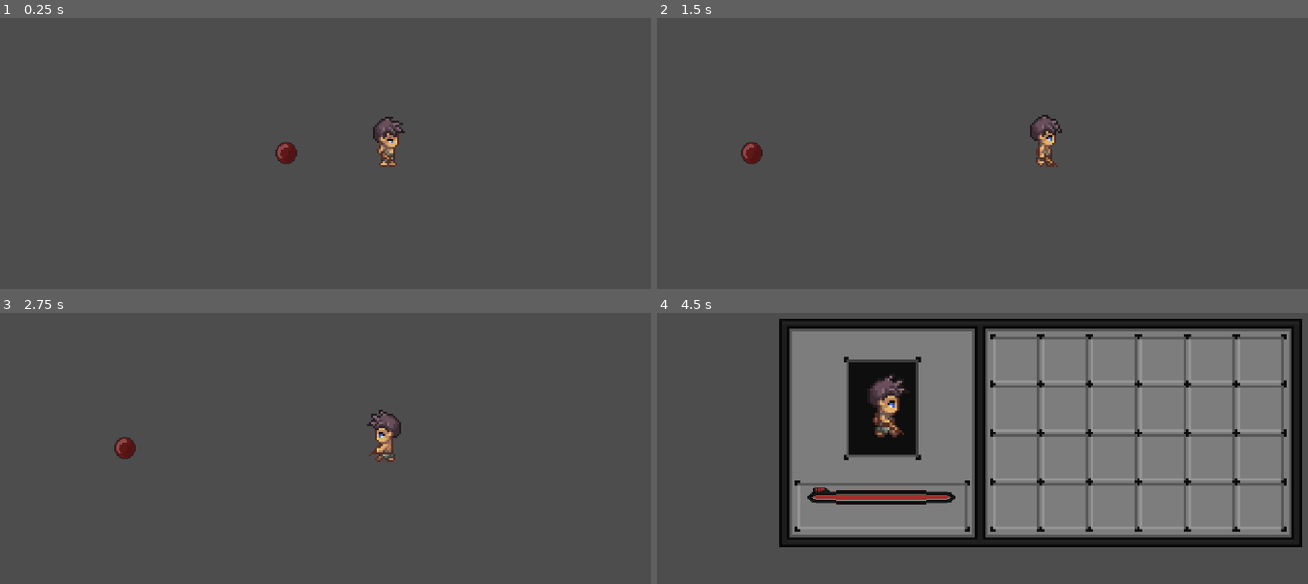
Above: before the commit, frames 1-4 (two rows, left to right).
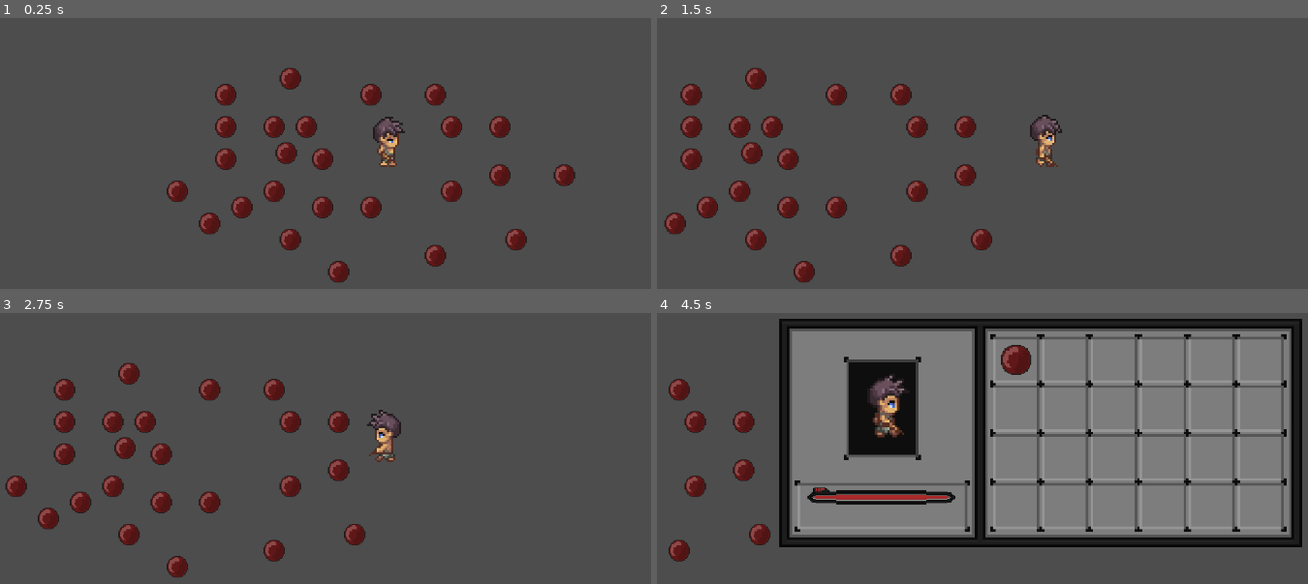
Above: after the commit, the same moments.

Repository: AdrianRanelM/GODOT-project-EclipseBorn
Game: Godot game, scene res://main.tscn
Two runs of this game, one before a commit and one after it. Both use one fixed random seed, a clock stepped at 60 frames per second and the inputs below.
Inputs:
- Up to frame 1 (0.25 s): no input
- Up to frame 2 (1.5 s): tap Enter (ui_accept) at 0.5, 0.77 s; hold E (PickItemUp) 0.53-1.28 s; hold D (MoveRight) from 0.53 s (still down); tap E (PickItemUp) at 1.35 s
- Up to frame 3 (2.75 s): tap Enter (ui_accept) at 1.52 s; release D (MoveRight) at 2.03 s; hold A (MoveLeft) from 2.03 s (still down); hold E (PickItemUp) from 2.03 s (still down)
- Up to frame 4 (4.5 s): release A (MoveLeft) at 2.78 s; release E (PickItemUp) at 2.78 s; hold D (MoveRight) 2.78-4.28 s; tap E (PickItemUp) at 2.85, 4.35 s; tap Enter (ui_accept) at 3.02, 3.77 s; hold E (PickItemUp) 3.53-4.28 s; tap Tab (ToggleInventory) at 4.15 s; hold A (MoveLeft) from 4.28 s (still down)

The runs differ from the first frame. In frame 1, 5.0% of the frame differs, in the area x 25-89%, y 18-98%; in frame 2, 4.6%; in frame 3, 4.8%; in frame 4, 1.9%.

Commit message:
Added Inventory Full system
Picking up items if the item is full is updated. When the inventory is full, it will print "inventory is full".

Diff:
--- a/PlayerCharScript/player_char.gd
+++ b/PlayerCharScript/player_char.gd
@@ -30,17 +30,22 @@
 	pickup_area.body_exited.connect(_on_body_exited)
 
 func _on_body_entered(body: Node) -> void:
-	if body is Area2D and body.has_method("pick_up"):
+	# Detect if the body is a world item
+	if body is Area2D and body.has_method("get_item"):
 		nearby_item = body
 
 func _on_body_exited(body: Node) -> void:
 	if body == nearby_item:
 		nearby_item = null
 
-# Called by WorldItem
-func receive_item(item: InvItem) -> void:
-	inventory.add_item(item)
-	inventory_ui.update_inventory(inventory)
+# Called by WorldItem when picked up
+func receive_item(item: InvItem, world_item: Node) -> void:
+	if inventory.add_item(item):
+		inventory_ui.update_inventory(inventory)
+		world_item.queue_free()  # remove item from world
+	else:
+		print("Inventory full! Cannot pick up.")
+		# Optional: flash UI or play sound
 
 #movement
 func _physics_process(_delta):
--- a/inventory.gd
+++ b/inventory.gd
@@ -2,20 +2,28 @@
 class_name Inv
 
 @export var items: Array[InvItem] = []
+@export var max_slots: int = 24   # or 24, depending on your design
 
-func add_item(new_item: InvItem) -> void:
+func is_full() -> bool:
+	return items.size() >= max_slots
+
+func add_item(new_item: InvItem) -> bool:
 	if new_item == null:
-		return
+		return false
 
 	# Try stacking first
 	for item in items:
 		if item == null:
 			continue
-
 		if item.can_stack_with(new_item) and not item.is_full():
 			new_item.amount = item.add_amount(new_item.amount)
 			if new_item.amount <= 0:
-				return
+				return true  # stacked successfully
+
+	# If no stack space, check slots
+	if is_full():
+		return false  # inventory full, reject pickup
 
 	# Add as new item
 	items.append(new_item)
+	return true
--- a/inventory_items.gd
+++ b/inventory_items.gd
@@ -1,5 +1,5 @@
+# InvItem.gd
 extends Resource
-
 class_name InvItem
 
 @export var id: String
@@ -7,6 +7,7 @@
 @export var icon: Texture2D
 @export var max_stack: int = 1
 @export var description: String = ""
+@export var heal_amount: int = 0
 
 var amount: int = 1
 
@@ -21,3 +22,10 @@
 	var added = min(space, value)
 	amount += added
 	return value - added
+
+func use(target) -> bool:
+	if heal_amount <= 0 or amount <= 0 or target == null:
+		return false
+	target.heal(heal_amount)
+	amount -= 1
+	return true
--- a/inventory_ui.gd
+++ b/inventory_ui.gd
@@ -4,7 +4,7 @@
 
 @onready var grid = $SlotsLayer/MainGrid
 @onready var sprite = $SlotsLayer/BigSlot/AnimatedSprite2D
-@onready var hp_bar = $SlotsLayer/CanvasLayer/HealthPointsBar  # adjust path
+@onready var hp_bar = $SlotsLayer/HealthPointsBar  # adjust path
 
 var slots: Array = []
 
--- a/main.tscn
+++ b/main.tscn
@@ -8,11 +8,8 @@
 
 [node name="Game" type="Node2D"]
 
-[node name="WorldItem" parent="." instance=ExtResource("3_h2yge")]
-position = Vector2(-50, -27)
-item_data = ExtResource("2_1bvp3")
-
 [node name="Player" parent="." groups=["player"] instance=ExtResource("1_ig7tw")]
+z_index = 4
 inventory = ExtResource("4_lquwl")
 
 [node name="Camera2D" type="Camera2D" parent="Player"]
@@ -23,3 +20,103 @@
 
 [node name="InventoryUI" parent="Player/CanvasLayer" instance=ExtResource("5_lquwl")]
 visible = false
+
+[node name="WorldItem" parent="." instance=ExtResource("3_h2yge")]
+position = Vector2(-50, -27)
+item_data = ExtResource("2_1bvp3")
+
+[node name="WorldItem2" parent="." instance=ExtResource("3_h2yge")]
+position = Vector2(64, 16)
+item_data = ExtResource("2_1bvp3")
+
+[node name="WorldItem3" parent="." instance=ExtResource("3_h2yge")]
+position = Vector2(88, -16)
+item_data = ExtResource("2_1bvp3")
+
+[node name="WorldItem4" parent="." instance=ExtResource("3_h2yge")]
+position = Vector2(56, -16)
+item_data = ExtResource("2_1bvp3")
+
+[node name="WorldItem5" parent="." instance=ExtResource("3_h2yge")]
+position = Vector2(24, -56)
+item_data = ExtResource("2_1bvp3")
+
+[node name="WorldItem6" parent="." instance=ExtResource("3_h2yge")]
+position = Vector2(32, -40)
+item_data = ExtResource("2_1bvp3")
+
+[node name="WorldItem7" parent="." instance=ExtResource("3_h2yge")]
+position = Vector2(32, -8)
+item_data = ExtResource("2_1bvp3")
+
+[node name="WorldItem8" parent="." instance=ExtResource("3_h2yge")]
+position = Vector2(56, -40)
+item_data = ExtResource("2_1bvp3")
+
+[node name="WorldItem9" parent="." instance=ExtResource("3_h2yge")]
+position = Vector2(-80, -56)
+item_data = ExtResource("2_1bvp3")
+
+[node name="WorldItem10" parent="." instance=ExtResource("3_h2yge")]
+position = Vector2(-48, -64)
+item_data = ExtResource("2_1bvp3")
+
+[node name="WorldItem11" parent="." instance=ExtResource("3_h2yge")]
+position = Vector2(-8, -56)
+item_data = ExtResource("2_1bvp3")
+
+[node name="WorldItem12" parent="." instance=ExtResource("3_h2yge")]
+position = Vector2(24, 24)
+item_data = ExtResource("2_1bvp3")
+
+[node name="WorldItem13" parent="." instance=ExtResource("3_h2yge")]
+position = Vector2(-24, 32)
+item_data = ExtResource("2_1bvp3")
+
+[node name="WorldItem14" parent="." instance=ExtResource("3_h2yge")]
+position = Vector2(-72, 0)
+item_data = ExtResource("2_1bvp3")
+
+[node name="WorldItem15" parent="." instance=ExtResource("3_h2yge")]
+position = Vector2(-104, -8)
+item_data = ExtResource("2_1bvp3")
+
+[node name="WorldItem16" parent="." instance=ExtResource("3_h2yge")]
+position = Vector2(-56, -8)
+item_data = ExtResource("2_1bvp3")
+
+[node name="WorldItem17" parent="." instance=ExtResource("3_h2yge")]
+position = Vector2(-8, 0)
+item_data = ExtResource("2_1bvp3")
+
+[node name="WorldItem18" parent="." instance=ExtResource("3_h2yge")]
+position = Vector2(-40, -40)
+item_data = ExtResource("2_1bvp3")
+
+[node name="WorldItem19" parent="." instance=ExtResource("3_h2yge")]
+position = Vector2(-56, -40)
+item_data = ExtResource("2_1bvp3")
+
+[node name="WorldItem20" parent="." instance=ExtResource("3_h2yge")]
+position = Vector2(-32, -24)
+item_data = ExtResource("2_1bvp3")
+
+[node name="WorldItem21" parent="." instance=ExtResource("3_h2yge")]
+position = Vector2(-88, 8)
+item_data = ExtResource("2_1bvp3")
+
+[node name="WorldItem22" parent="." instance=ExtResource("3_h2yge")]
+position = Vector2(-32, 0)
+item_data = ExtResource("2_1bvp3")
+
+[node name="WorldItem23" parent="." instance=ExtResource("3_h2yge")]
+position = Vector2(-80, -40)
+item_data = ExtResource("2_1bvp3")
+
+[node name="WorldItem24" parent="." instance=ExtResource("3_h2yge")]
+position = Vector2(-80, -24)
+item_data = ExtResource("2_1bvp3")
+
+[node name="WorldItem25" parent="." instance=ExtResource("3_h2yge")]
+position = Vector2(-48, 16)
+item_data = ExtResource("2_1bvp3")
--- a/world_item.tscn
+++ b/world_item.tscn
@@ -29,11 +29,16 @@
 	if player_in_range and event.is_action_pressed(\"PickItemUp\"):
 		pick_up(player_in_range)
 
-func pick_up(player):
+func pick_up(player: CharacterBody2D):
 	var item := item_data.duplicate(true) as InvItem
 	item.amount = amount
-	player.receive_item(item)
-	queue_free()
+	# Pass both the item and this world node to the player
+	player.receive_item(item, self)
+
+func get_item() -> InvItem:
+	var item := item_data.duplicate(true) as InvItem
+	item.amount = amount
+	return item
 "
 
 [sub_resource type="RectangleShape2D" id="RectangleShape2D_11hmn"]
